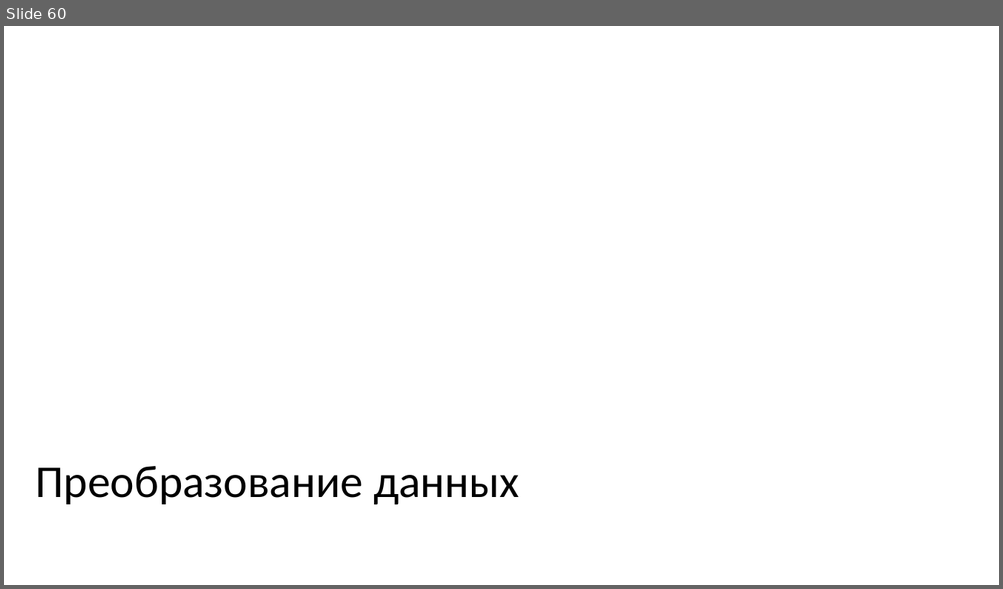
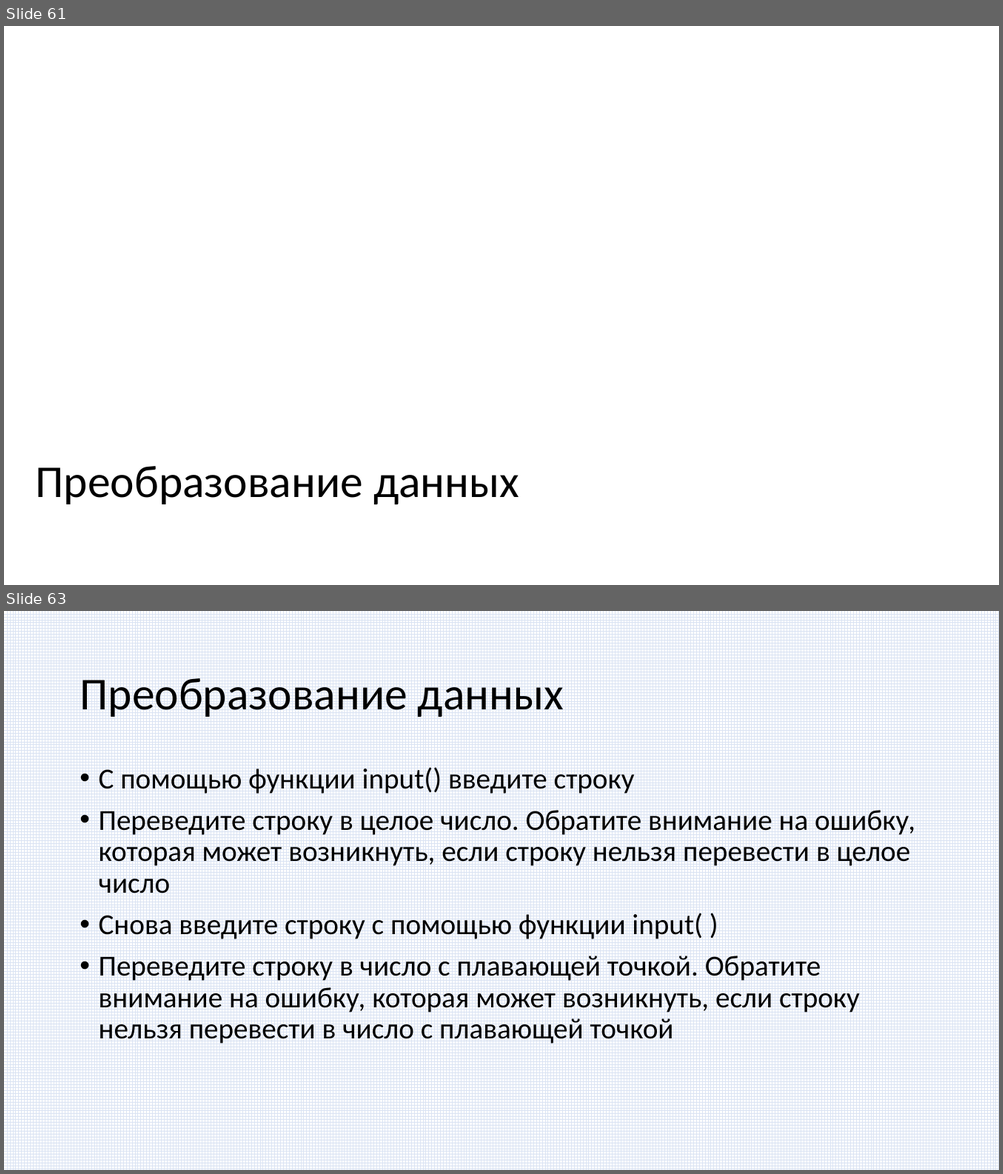
Before and after one commit to paveltsytovich/telegram-course, a slide deck: Presentation/Основы алгоритмизации и программирования.pptx. Shown one above the other, each under a label of ours: slide 60 before the commit, slides 61 and 63 after it; the slides between them are not shown. The pictures are 1003x589 and 1003x1174 pixels, drawn with LibreOffice and Linux fonts; fonts in the diff are those of the drawing. Boxes give left, top, right and bottom in pixels: in the first picture for what was removed or moved away, otherwise in the second. Text is boxed around its words. In the diff, an @@ line names an element or a change of style, - is before the commit and + after.

Commit message:
Упражненеие на преобразование типов данных

```diff
--- a/Presentation/Основы алгоритмизации и программирования.pptx
+++ b/Presentation/Основы алгоритмизации и программирования.pptx
@@ slide 63 added at (x1=4, y1=611, x2=999, y2=1170), background #FFFFFF @@
@@ rectangle added at (x1=4, y1=611, x2=999, y2=1170), fill pattern #DAE3F3 on #FFFFFF @@
@@ title added at (x1=79, y1=678, x2=563, y2=717), 44 pt, text #000000 @@
+Преобразование данных
@@ text added at (x1=99, y1=767, x2=915, y2=1044), 28 pt, text #000000 @@
+• С помощью функции input() введите строку
+• Переведите строку в целое число. Обратите внимание на ошибку, которая может возникнуть, если строку нельзя перевести в целое число
+• Снова введите строку с помощью функции input( )
+• Переведите строку в число с плавающей точкой. Обратите внимание на ошибку, которая может возникнуть, если строку нельзя перевести в число с плавающей точкой
@@ what was slide 60 is now slide 61 @@
```
Also in this commit, not shown: 1 slide changed, 1 other slide added.
